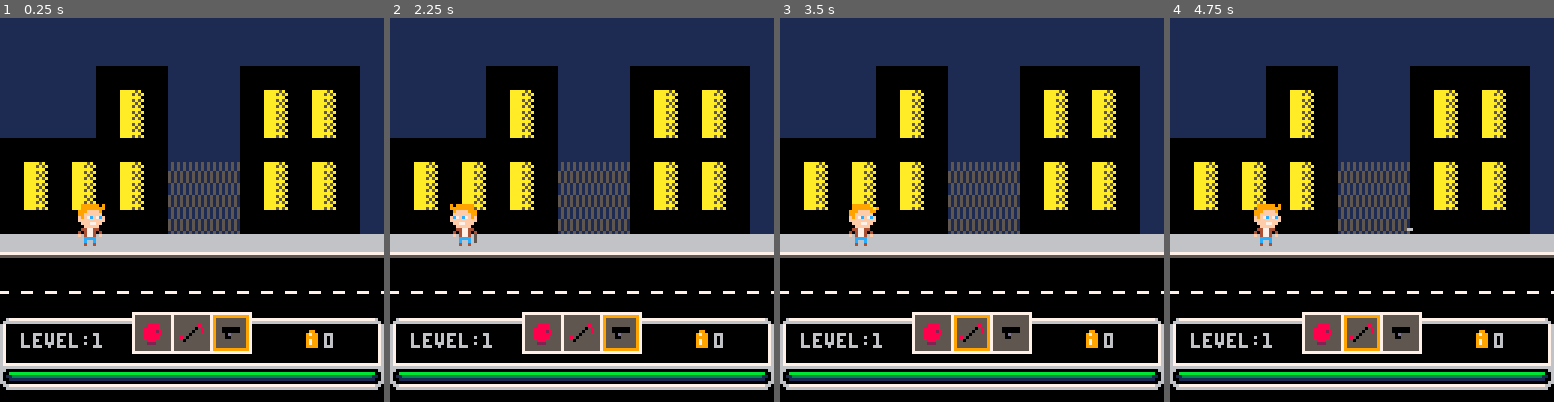
Above: before the commit, frames 1-4 (left to right).
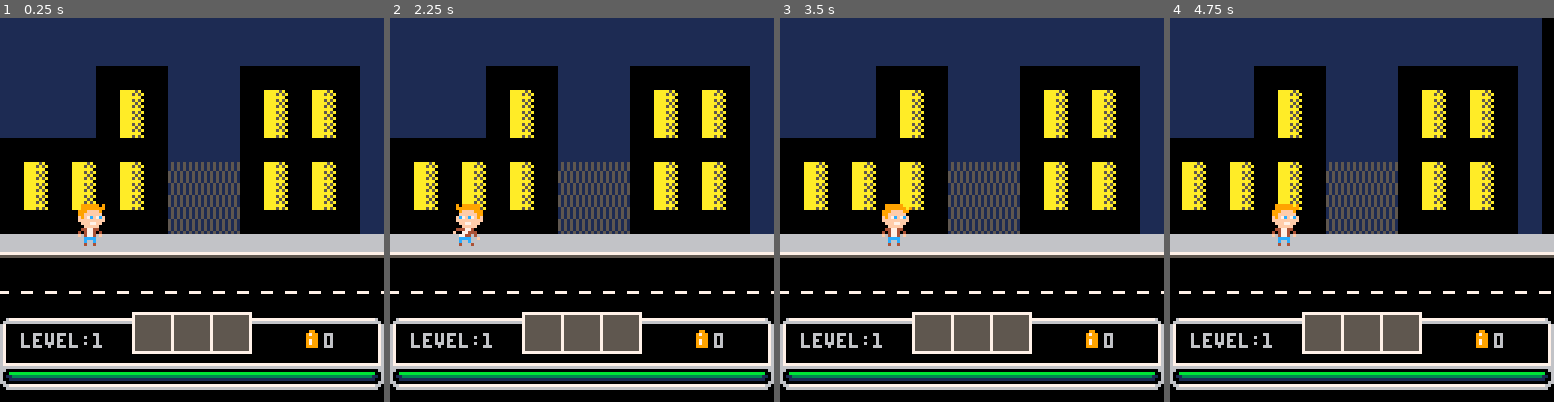
Above: after the commit, the same moments.

Repository: NicolaMigliore/zombie
Game: PICO-8 cartridge zombie.p8
Same seed, same stepped clock (60 frames per second), same inputs: the game is played once before the commit and once after it.
Inputs:
- Up to frame 1 (0.25 s): no input
- Up to frame 2 (2.25 s): tap O (Z key) at 0.33, 0.7, 1.43, 2.22 s; tap X (X key) at 1.07, 2.07 s; hold Left from 1.97 s (still down)
- Up to frame 3 (3.5 s): release Left at 2.37 s; tap X (X key) every 0.33 s from 2.4 to 3.4 s; hold Down 2.42-2.82 s; hold Right from 2.87 s (still down); tap O (Z key) at 3.1 s
- Up to frame 4 (4.75 s): release Right at 3.53 s; hold Up 3.58-4.08 s; tap X (X key) every 0.33 s from 3.73 to 4.73 s; tap O (Z key) at 3.98 s; hold Right 4.13-4.53 s; hold Down from 4.58 s (still down)

The runs differ from the first frame. In frame 1, 0.6% of the frame differs, in the area x 37-65%, y 77-87%; in frame 2, 1.0%; in frame 3, 1.7%; in frame 4, 16%, in the area x 0-100%, y 0-87%.

Commit message:
Basic item use and new zombie spawning

Diff:
--- a/ECS/components.lua
+++ b/ECS/components.lua
@@ -110,7 +110,7 @@
         health =  health,
         max_health = health,
         cd_time = _opts.cd_time or 180,
-        cooldown = _opts.cd_time or 180,
+        cooldown = _opts.cd_time or 0,
         damage = _opts.damage or 20,
         get_box = function(_pos,_box)
             --- @param _pos: poistion component
@@ -137,10 +137,11 @@
 --  - mass: the mass of the entity
 function new_collider(_ox,_oy,_w,_h,_opts)
     -- calculate defaults
-    local is_solid,gravity,mass = true, true, 1
+    local is_solid,gravity,mass,can_collide = true, true, 1, true
     if (_opts.is_solid != nil) is_solid = _opts.is_solid
     if (_opts.gravity != nil) gravity = _opts.gravity
     if (_opts.mass != nil) mass = _opts.mass
+    if (_opts.can_collide != nil) can_collide = _opts.can_collide
 
     local c = {
         ox = _ox,
@@ -157,6 +158,7 @@
         is_falling = gravity,
         mass = mass,
         is_solid = is_solid,
+        can_collide = can_collide,
     }
     c.get_bounding_box = function(_pos)
         --- @param _pos: poistion component
@@ -211,6 +213,7 @@
 -- #region create entity ---
 function new_entity(_opts)
     local e = {
+        id = new_guid(_opts.code),
         kind = _opts.kind,
         position = _opts.position,
         sprite = _opts.sprite,
--- a/ECS/entities/bullet.lua
+++ b/ECS/entities/bullet.lua
@@ -1,54 +1,58 @@
+-- create new bullet
 function spawn_bullet(_x,_dir)
+    -- set bullet position and speed
     local bullet_speed = _dir > 0 and 2 or -2
     _x = _dir > 0 and _x+10 or _x-2
-    local bullet_hitbox = {
-        travel = { ox=0, oy=0, w=2, h=1 },
-        hit = { ox=0, oy=0, w=2, h=1 },
-    }
 
     local bullet_states = {
         travel = function(_e)
-            return "hit"
+            -- check for collision with zombie
+            local bullet_collisions = physics_system.collisions[_e.id]
+            if bullet_collisions != nil then
+                local oi = 1
+                local collided_with_zombie = false
+                while oi <= #bullet_collisions and collided_with_zombie == false do
+                    local ent = get_entity(bullet_collisions[oi])
+                    if(ent.kind=="zombie") collided_with_zombie = true return "hit"
+                    oi += 1
+                end
+            end
+            -- keep traveling
+            return "travel"
         end,
         hit = function(_e)
-            return "travel"
-            --del(entities,_e)
+            -- todo: add blood particles
+            return "_death"
+        end,
+        _death = function(_e)
+            del(entities,_e)
         end,
     }
 
-    local bullet = new_entity({
-        kind="bullet",
+    local bullet_hitboxes = {
+        hit = { ox=0, oy=0, w=2, h=1 }
+    }
+
+    -- #region bullet entity
+    local new_bullet = new_entity({
+        kind = "bullet",
+        code = "bulle",
         position = new_position(_x,70,2,1),
-        sprite = new_sprite({
-            x = 8,
-            y = 96,
-            w = 2,
-            h = 1,
-            pal_rep = {{10,6}},
-        }),
+        sprite = new_sprite({x=8,y=96,w=2,h=1,pal_rep={{10,6}},}),
         intention = new_intention(),
         control = new_control({spd_x = bullet_speed, control_func = bullet_control}),
-        triggers = {
-            new_trigger(0,0,2,1,onbullethit,'once')
-        },
-        state = new_state(bullet_states,"travel"),
-        battle = new_battle(bullet_hitbox,{},{damage=100}),
+        state = new_state(bullet_states, "travel"),
+        battle = new_battle(bullet_hitboxes,{},{health=100, damage=100}),
+        collider = new_collider(0,0,2,1,{is_solid=false}),
     })
-    add(entities,bullet)
+    add(entities, new_bullet)
 end
 
+-- control bullet movement
 function bullet_control(_e)
+    -- move bullet
     _e.position.x += _e.control.spd_x
 
     -- delete bullet after a certain distance
-    if(abs(_e.position.x - player.position.x)>130) del(entities,_e)
-
+    if(abs(_e.position.x - player.position.x)>130) _e.state.previous = _e.state.current _e.state.current = "_death"
 end
-
-function onbullethit(_e,_o)
-    if _o.kind == "zombie" then
-        _e.state.previous = _e.state.current
-        _e.state.current = "hit"
-        -- del(entities,_e)
-    end
-end
--- a/ECS/entities/player.lua
+++ b/ECS/entities/player.lua
@@ -210,8 +210,14 @@
 
             local anim_perch = _e.animation.anim_i/#_e.animation.animations["shoot"].frames
             -- shoot the buller
-            if(anim_perch == 0.8 ) spawn_bullet(_e.position.x, _e.position.dx)
-
+            if anim_perch == 0.8 then
+                if _e.inventory.bullets > 0 then
+                    spawn_bullet(_e.position.x, _e.position.dx)
+                    _e.inventory.bullets -= 1
+                else
+                    -- todo: fx for missing bullets
+                end
+            end
             -- keep punching
             return "shoot"
         end,
@@ -234,6 +240,7 @@
 
     player = new_entity({
         kind = "player",
+        code = "playe",
         position = new_position(22,60,16,16,2),
         sprite = new_sprite({x=16,y=0,w=16,h=16}),
         animation = new_animation(player_animation,"idle"),
@@ -294,6 +301,9 @@
         _e.inventory.active_i -= 1
         if(_e.inventory.active_i<1) _e.inventory.active_i = #_e.inventory.items
     end
+
+    -- debug inventory
+    if(btn(_e.control.up) and btn(_e.control.down)) debug_items()
 end
 
 function get_player_attack_state(_e)
@@ -310,23 +320,6 @@
 end
 
 function loot()
-    ---
-    local gloves = new_entity({
-        kind = "gloves",
-        sprite = new_sprite({x=0,y=104,w=8,h=8}),
-    })
-    local crowbar = new_entity({
-        kind = "crowbar",
-        sprite = new_sprite({x=0,y=8,w=8,h=8}),
-    })
-    local gun = new_entity({
-        kind = "gun",
-        sprite = new_sprite({x=8,y=0,w=8,h=8}),
-    })
-    add(player.inventory.items,gloves) player.inventory.active_i = 1
-    add(player.inventory.items,crowbar) player.inventory.active_i = 2
-    add(player.inventory.items,gun) player.inventory.active_i = 3
-    ---
     local r = rnd()
     if(r > 0.1) return
 
@@ -352,3 +345,24 @@
     if(nbr_items>2) player.inventory.bullets += flr(rnd()*5)
 
 end
+
+function debug_items()
+    local gloves = new_entity({
+        kind = "gloves",
+        sprite = new_sprite({x=0,y=104,w=8,h=8}),
+    })
+    local crowbar = new_entity({
+        kind = "crowbar",
+        sprite = new_sprite({x=0,y=8,w=8,h=8}),
+    })
+    local gun = new_entity({
+        kind = "gun",
+        sprite = new_sprite({x=8,y=0,w=8,h=8}),
+    })
+
+    local nbr_items = #player.inventory.items
+    add(player.inventory.items,gloves) player.inventory.active_i = 1
+    add(player.inventory.items,crowbar) player.inventory.active_i = 2
+    add(player.inventory.items,gun) player.inventory.active_i = 3
+    player.inventory.bullets += 5
+end
--- a/ECS/entities/zombie.lua
+++ b/ECS/entities/zombie.lua
@@ -111,8 +111,12 @@
             return "_damaged"
         end,
         _death = function(_e)
+            -- remove collider, control and intentions
+            _e.collider = nil
+            _e.control.control = nil
+            _e.intention.left,_e.intention.left = false,false
+
             local death_ended = _e.animation.anim_i > #_e.animation.animations["_death"].frames
-            _e.control.control = nil
 
             -- delete entity
             if death_ended then
@@ -165,16 +169,15 @@
     }
     local new_zombie = new_entity({
         kind = "zombie",
+        code = "zombi",
         position = new_position(_x,60,16,16,2),
         sprite = new_sprite({x=48,y=48,w=16,h=16}),
         animation = new_animation(zombie_animations,"idle"),
         state = new_state(zombie_states,"idle"),
         intention = new_intention(),
-        control = new_control({spd_x = 0.2}),
-        -- collider = new_collider(5,3,5,12,{spd_x=0.5}),
+        control = new_control({spd_x = 0.2, control_func=zombie_control}),
+        collider = new_collider(4,3,7,12,{is_solid=false}),
         battle = new_battle(zombie_hitboxes,zombie_hurtboxes,{health=100, damage=5}),
-        triggers = {new_trigger(-68,0,140,10, zombie_onplayerspot, 'once')},
-        collider = new_collider(4,3,7,12,{}),
     })
     add(entities, new_zombie)
 end
@@ -199,10 +202,3 @@
         _e.intention.x = true
     end
 end
-
--- add controll to zombie when it spots the player
-function zombie_onplayerspot(_e,_o)
-    if _o.kind=="player" then
-        _e.control.control = zombie_control
-    end
-end
--- a/ECS/systems.lua
+++ b/ECS/systems.lua
@@ -3,6 +3,7 @@
 function create_graphics_system()
     return {
         update = function (options)
+            if(log_systems)log(time().." - running graphics system")
             _bg_color = options.bg_color or 12
             cls(_bg_color)
 
@@ -112,6 +113,7 @@
 function create_animation_system()
     return {
         update = function ()
+            if(log_systems)log(time().." - running animation system")
             for e in all(entities) do
                 local anim = e.animation
                 if e.sprite and e.state and anim then
@@ -153,6 +155,7 @@
 function create_control_system()
     return {
         update = function()
+            if(log_systems)log(time().." - running constrol system")
             for e in all(entities) do
                 -- update entity movement intention
                 if e.control and e.control.control then
@@ -166,63 +169,75 @@
 -- #region physics system
 -- handles entity movement
 function create_physics_system()
-    return {
-        update = function()
-            for e in all(entities) do
-                -- apply gravity
-                -- *does not apply...*
-
-                -- update entity movement intention
-                if e.position and e.intention then
-                    local spd_x = e.control and e.control.spd_x or 0.5
-                    local direction_x = 0
-                    local can_move_x = true
-                    local new_x = e.position.x
-
-                    -- left movement
-                    if e.intention.left then
-                        -- new_x -= 1 * spd_x
-                        direction_x = -1
-                    end
-                    -- right movement
-                    if e.intention.right then
-                        -- new_x += 1 * spd_x
-                        direction_x = 1
-                    end
-                    new_x += direction_x * spd_x
-
-                    -- check for collisions with other entities
-                    if e.collider and e.collider.is_solid then
-                        for o in all(entities) do
-                            if o != e and o.collider and o.collider.is_solid == true then
-                                local o_bb = o.collider.get_bounding_box(o.position)
-                                local e_bb = e.collider.get_bounding_box(e.position)
-
-                                e.collider.has_collision = false
-
-                                -- check horizontal collision
-                                if colliding(
-                                    new_x + e.collider.ox, e_bb.y, e_bb.w, e_bb.h,
-                                    o_bb.x, o_bb.y, o_bb.w, o_bb.h
-                                ) then
-                                    can_move_x = false
-                                    e.collider.has_collision = true
-                                end
+    local ps = {
+        collisions = {}
+    }
+    ps.update = function()
+        if(log_systems)log(time().." - running physiscs system")
+        --reset collisions
+        ps.collisions = {}
+        for e in all(entities) do
+            -- apply gravity
+            -- *does not apply...*
+
+            -- update entity movement intention
+            if e.position and e.intention then
+                local spd_x = e.control and e.control.spd_x or 0.5
+                local direction_x = 0
+                local can_move_x = true
+                local new_x = e.position.x
+
+                -- left movement
+                if e.intention.left then
+                    -- new_x -= 1 * spd_x
+                    direction_x = -1
+                end
+                -- right movement
+                if e.intention.right then
+                    -- new_x += 1 * spd_x
+                    direction_x = 1
+                end
+                new_x += direction_x * spd_x
+
+                -- check for collisions with other entities
+                if e.collider and e.collider.can_collide then
+                    for o in all(entities) do
+                        if o != e and o.collider and o.collider.can_collide == true then
+                            local o_bb = o.collider.get_bounding_box(o.position)
+                            local e_bb = e.collider.get_bounding_box(e.position)
+
+                            e.collider.has_collision = false
+
+                            -- check horizontal collision
+                            if colliding(
+                                new_x + e.collider.ox, e_bb.y, e_bb.w, e_bb.h,
+                                o_bb.x, o_bb.y, o_bb.w, o_bb.h
+                            ) then
+                                e.collider.has_collision = true
+
+                                -- add entry to collisoin dictionary
+                                if(ps.collisions[e.id] == nil) ps.collisions[e.id] = {}
+                                add(ps.collisions[e.id], o.id)
+
+                                -- if both colliders are solid don't move
+                                if(e.collider.is_solid and o.collider.is_solid) can_move_x = false
                             end
                         end
                     end
-                    -- update entity position
-                    if (can_move_x) e.position.x = new_x
-                end
-            end
-        end
-    }
+                end
+                -- update entity position
+                if (can_move_x) e.position.x = new_x
+            end
+        end
+    end
+    return ps
 end
 
 -- #region trigger system
 function create_trigger_system()
     return {
         update = function()
+            if(log_systems)log(time().." - running trigger system")
             for e in all(entities) do
                 if e.position and e.triggers and #e.triggers > 0 then
                     for trigger in all(e.triggers) do
@@ -231,11 +246,11 @@
                         for o in all(entities) do
                             if e != o and o.position and o.collider then
                                 local o_bb = o.collider.get_bounding_box(o.position)
-
-                                if colliding(
+                                local has_collision = colliding(
                                     e.position.x + trigger.ox, e.position.y + trigger.oy, trigger.w, trigger.h,
                                     o_bb.x, o_bb.y, o_bb.w, o_bb.h
-                                ) then
+                                )
+                                if has_collision then
                                     triggered = true
                                     if trigger.kind == "once" then
                                         trigger.ontrigger(e,o)
@@ -264,6 +279,7 @@
 function create_state_system()
     return {
         update = function()
+            if(log_systems)log(time().." - running state system")
             for e in all(entities) do
                 if e.state and e.state.rules then
                     -- if(e.state.previous!=e.state.current)log(e.kind..":"..e.state.previous.."->"..e.state.current)
@@ -282,11 +298,11 @@
 function create_battle_system()
     return {
         update = function()
+            if(log_systems)log(time().." - running battle system")
             -- check all entities with hitboxes
             for e in all(entities) do
                 if e.battle and e.state and e.position then
                     -- advance attack cooldown
-
                     if(e.battle.cooldown > 0) e.battle.cooldown -= 1
 
                     -- attack
--- a/scenes/level.lua
+++ b/scenes/level.lua
@@ -9,6 +9,17 @@
     -- move camera
     gamecamera.position.x = min(896,max(0,player.position.x - 30))
     camera(gamecamera.position.x)
+
+    spawn_timer += 1
+    if spawn_timer == 180 then
+        -- span zombies
+        local nz = min(flr(1 + level*0.5),5)
+        local spawn = rnd(nz)/nz > 0.8 - (level / 50)
+        if(spawn and #entities < 15) spawn_pack(nz) log("spawning zombies")
+
+        -- reset timer
+        spawn_timer = 0
+    end
 end
 
 function _scene_level_d()
@@ -24,17 +35,12 @@
     palt()
 end
 
-
-function spawn_all_zombies()
-    local level_size = 1008-102
-    local n = min(flr(10 + level*0.5),50)
-    local zombie_distance = level_size/n
-
-    for i=1,n do
-        local zombie_x = 90 + i*zombie_distance + rnd(20)-10
+function spawn_pack(_pack_size)
+    for i=1,_pack_size do
+        local placement_offset = (rnd(50)-25)
+        local zombie_x = player.position.x + placement_offset + sgn(placement_offset)*110
         spawn_zombie(zombie_x)
     end
-
 end
 
 --- generate level entities
@@ -90,23 +96,21 @@
 
     -- level-end trigger
     add(entities,new_entity({
+        kind="level_trigger",
         position = new_position(1016,64,1024,80),
-        --position = new_position(50,64,1024,80),
-        triggers = {new_trigger(1,1,8,16,create_level,"once")}
+        triggers = {new_trigger(1,1,8,16,function(_e,_o) if(_o.kind == "player") create_level() end,"always")}
     }))
 
     -- set player position
     player.position.x = 22
     player.position.y = 60
-
-    -- spawn zombies
-    spawn_all_zombies()
 end
 
 function load_scene_level()
     entities = {}
     level = 0
     score = 0
+    spawn_timer = 0
     mode = "level"
 
     -- setup entities
--- a/scripts/main.lua
+++ b/scripts/main.lua
@@ -18,6 +18,7 @@
     -- debugging
     show_colliders = false
     show_hitboxes = false
+    log_systems = false
 
     cam_x = 0
 
--- a/scripts/utils.lua
+++ b/scripts/utils.lua
@@ -11,6 +11,32 @@
             j -= 1
         end
     end
+end
+
+-- pad string with zeros
+function pad(v,length)
+	local s="0000000000"..v
+	return sub(s,#s-length+1)
+end
+
+-- generate id
+local random = rnd
+function new_guid(_kind_code)
+    local s = pad(flr(time()),5)
+    local r = pad(flr(random()*100),5)
+    _kind_code = _kind_code or "00000"
+    return s.."-"..r.."-".._kind_code
+end
+
+-- get entity by id
+function get_entity(_id)
+    if (entities == nil or #entities == 0) return nil
+    local i,ent = 1,nil
+    while i < #entities and ent==nil do
+        if(entities[i].id == _id) ent = entities[i]
+        i += 1
+    end
+    return ent
 end
 
 -- converts anything to string, even nested tables
